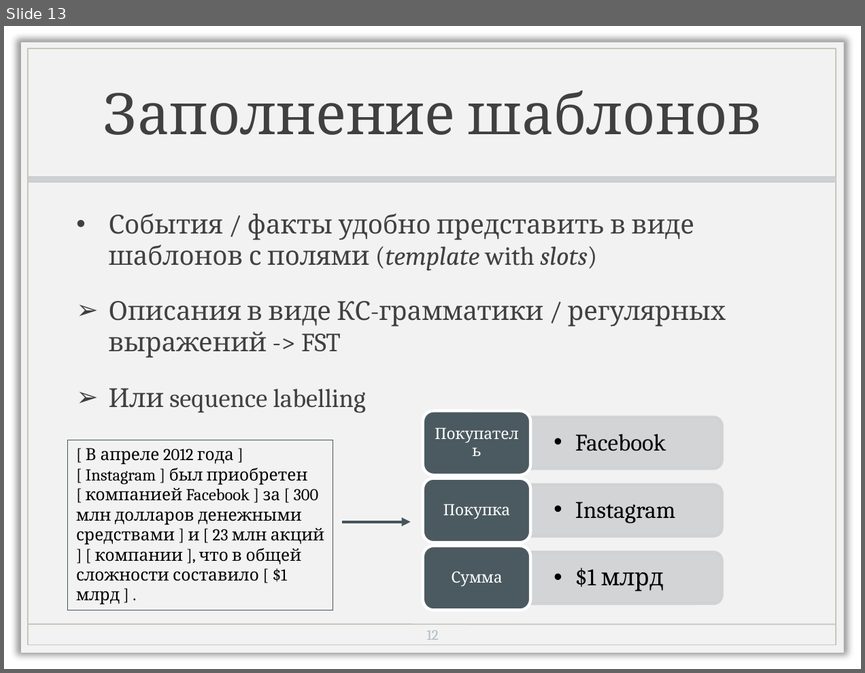
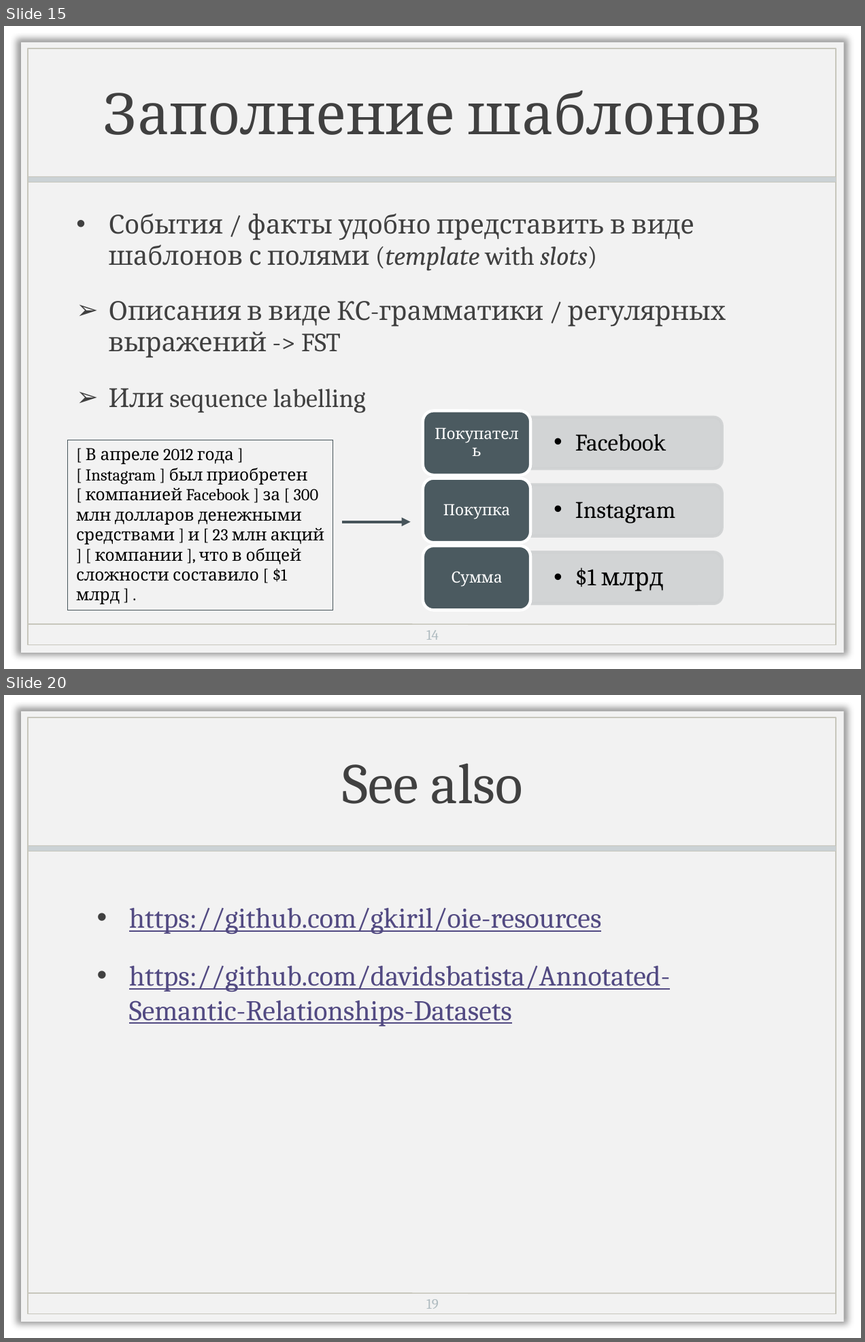
Before and after one commit to named-entity/hse-nlp, a slide deck: 4th_year/Slides/8_information-extraction.pptx. Shown one above the other, each under a label of ours: slide 13 before the commit, slides 15 and 20 after it; the slides between them are not shown. The pictures are 865x673 and 865x1342 pixels, drawn with LibreOffice and Linux fonts; fonts in the diff are those of the drawing; background and template pictures are left out. Boxes give left, top, right and bottom in pixels: in the first picture for what was removed or moved away, otherwise in the second. Text is boxed around its words. In the diff, an @@ line names an element or a change of style, - is before the commit and + after.

```diff
--- a/4th_year/Slides/8_information-extraction.pptx
+++ b/4th_year/Slides/8_information-extraction.pptx
@@ slide 20 added at <box>4,695,861,1338</box>, background picture (left out); not listed: 4 template elements that a slide beside it also shows @@
@@ title added at <box>342,763,523,804</box>, 48 pt, text #404040 @@
+See also
@@ text added at <box>129,908,670,1026</box>, 24 pt, text #524A82, underline @@
+• https://github.com/gkiril/oie-resources
+• https://github.com/davidsbatista/Annotated-Semantic-Relationships-Datasets
@@ page number added at <box>426,1299,439,1308</box>, 12 pt, text #B0BCC1 @@
+19
@@ what was slide 13 is now slide 15 @@
@@ page number at <box>426,630,439,639</box>: text changed @@
-12
+14
```
Also in this commit, not shown: 5 slides changed, 5 other slides added, 1 other file.
